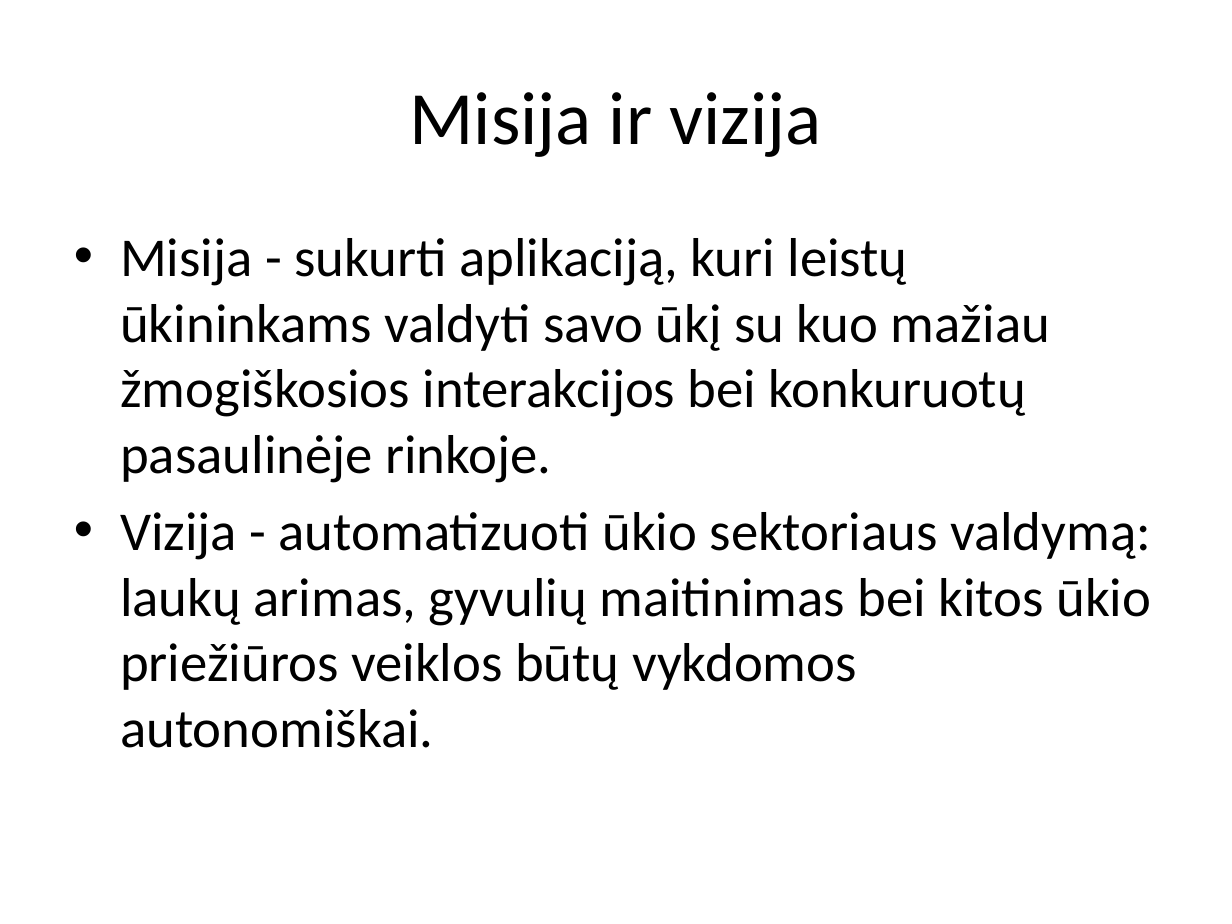
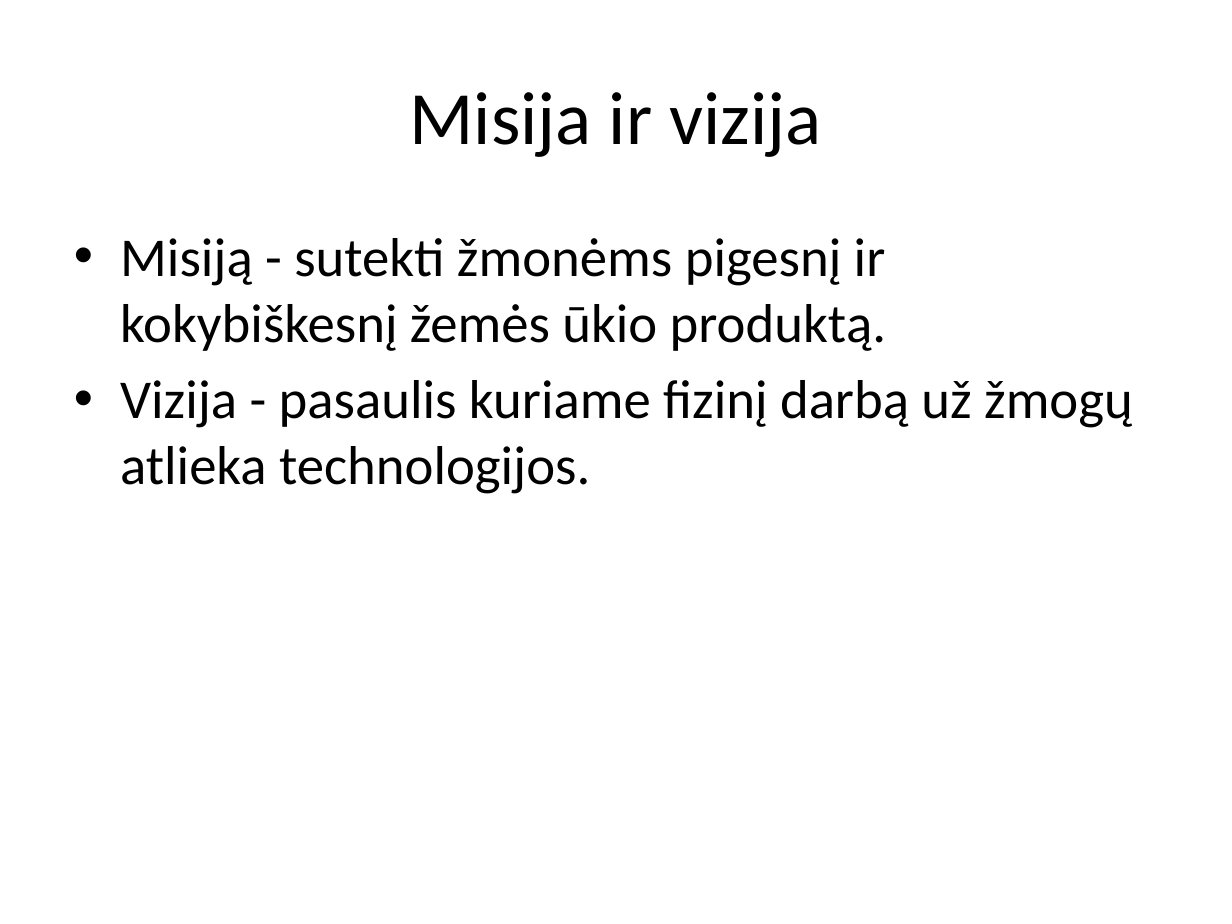
Before and after one commit to macro161/autoukis, a slide deck: slide 8 of Latex/Automatinė-ūkio-valdymo-sistema-III.pptx. Drawn at 1232x924 pixels with LibreOffice and Linux fonts; fonts in the diff are those of the drawing. Boxes give left, top, right and bottom in pixels: in the first picture for what was removed or moved away, otherwise in the second. Text is boxed around its words. In the diff, an @@ line names an element or a change of style, - is before the commit and + after.

```diff
--- a/Latex/Automatinė-ūkio-valdymo-sistema-III.pptx
+++ b/Latex/Automatinė-ūkio-valdymo-sistema-III.pptx
@@ text at [120, 238, 1133, 494]: text changed @@
-• Misija - sukurti aplikaciją, kuri leistų ūkininkams valdyti savo ūkį su kuo mažiau žmogiškosios interakcijos bei konkuruotų pasaulinėje rinkoje.
-• Vizija - automatizuoti ūkio sektoriaus valdymą: laukų arimas, gyvulių maitinimas bei kitos ūkio priežiūros veiklos būtų vykdomos autonomiškai.
+• Misiją - sutekti žmonėms pigesnį ir kokybiškesnį žemės ūkio produktą.
+• Vizija - pasaulis kuriame fizinį darbą už žmogų atlieka technologijos.
```
Also in this commit, not shown: 3 slides removed.
